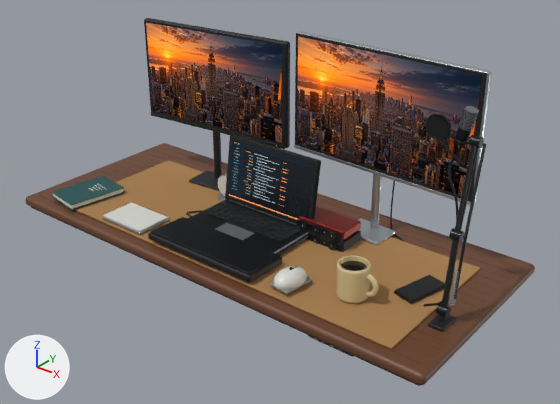
Two versions of the glTF model public/desktop_pc/scene.glb, one commit apart.
Before and after are seen from a 50 mm camera at (6.52, -7.65, 5.27) aimed at (0.41, -0.01, 0.54). Every picture has the same lights, and +X, +Y and +Z are marked at lower left. The first picture is the older version. Where no turn or scale is listed for an object, it has been applied to the vertices. Vertices at exactly the same position are counted once.

The first picture shows 'Anodized graphite', 'Audio interface red aluminum', 'Brushed silver aluminum', 'Cognac desk mat', 'Cream ceramic', 'Interactive_Diary_Cover Book jacket', 'Interactive_Keyboard Anodized graphite', 'Interactive_Keyboard Soft black polymer', 'Laptop display glass', 'Manhattan wallpaper', 'Soft black polymer', 'Warm walnut desktop', 'Warm white accessories' and 24 more.
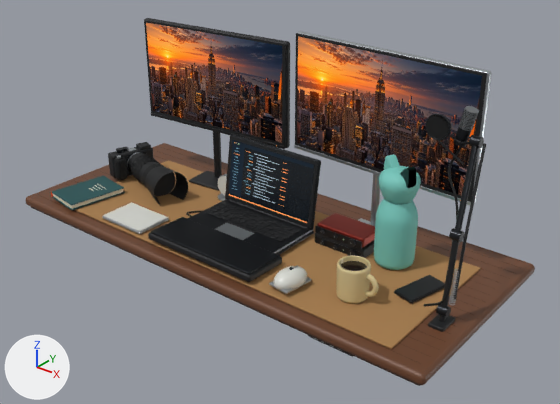
Where the newer file only moved an object's origin or applied its transform, the numbers keep the older frame.

Boxes (x1, y1, x2, y2) around the edits, measured in the pictures (560 x 404 px; the box of a moved part takes in the faces that stretch with it):
'Shiv — After Hours / Bottle • mint silicone', added (cyan): after (374, 155, 421, 270)
'Interactive_Camera Lens matte black', added (black): after (128, 153, 188, 206)
'Audio interface red aluminum', moved: before (299, 207, 361, 240); after (317, 213, 375, 247)
'Interactive_Camera Rubber cable and cushions', added (black): after (114, 155, 166, 189)
'Interactive_Camera Soft black polymer', added (black): after (108, 142, 153, 179)
'Interactive_Camera Anodized graphite', added: after (116, 147, 147, 174)
'Interactive_Camera Brushed silver aluminum', added: after (117, 148, 141, 167)
'Shiv — After Hours / Bottle • cap seam', added: after (384, 199, 413, 205)
part 1 of me_mesh_26, moved or reshaped: before (297, 226, 361, 252); after (315, 233, 374, 258)
part 2 of me_mesh_26, moved or reshaped: before (328, 242, 336, 250); after (347, 249, 355, 256)
part 3 of me_mesh_26, moved or reshaped: before (328, 232, 336, 240); after (348, 239, 356, 247)
part 4 of me_mesh_27, moved or reshaped: before (306, 233, 342, 252); after (315, 236, 361, 256)
part 5 of me_mesh_27, moved or reshaped: before (297, 219, 342, 242); after (315, 226, 362, 249)

The change, as a list of edits to the scene's bpy script:
```text
Change me_mesh_26:
    where me_mesh_26.from_pydata(...)  # 5548 vertices, 10756 faces; spans x -2.97..2.97, y -1.24..1.24, z -1.51..1.51
    me_mesh_26 part 1: the loose piece of 152 vertices spanning x 0.61..1.42, y 0.31..0.76, z -1.13..-0.97 is moved by (0.32, 0.0, 0.0)
    me_mesh_26 part 2: the loose piece of 50 vertices spanning x 1.21..1.31, y 0.26..0.3, z -1.11..-1.0 is moved by (0.32, 0.0, 0.0)
    me_mesh_26 part 3: the loose piece of 50 vertices spanning x 1.21..1.31, y 0.26..0.3, z -0.95..-0.84 is moved by (0.32, 0.0, 0.0)
Change me_mesh_27:
    where me_mesh_27.from_pydata(...)  # 1248 vertices, 2456 faces; spans x -2.9..2.9, y -1.01..1.01, z -1.16..1.16
    me_mesh_27 part 4: the loose piece of 152 vertices spanning x 0.58..1.34, y -0.06..-0.05, z -0.64..-0.54 is moved by (0.32, 0.0, 0.0)
    me_mesh_27 part 5: the loose piece of 152 vertices spanning x 0.58..1.34, y -0.06..-0.05, z -0.48..-0.38 is moved by (0.32, 0.0, 0.0)
Change ob_audio_interface_red_aluminum:
    ob_audio_interface_red_aluminum.location: (1.0, 0.36, 0.25) -> (1.32, 0.36, 0.25)
Add ob_shiv___after_hours___bottle___mint_silicone:
    ob_shiv___after_hours___bottle___mint_silicone = bpy.data.objects.new('Shiv — After Hours / Bottle • mint silicone', me_mesh_50)  # 1560 vertices, 3104 faces; spans x -0.275..0.275, y -0.272..0.272, z -0.725..0.725; in mat_bottle___mint_silicone (cyan #78c9be)
    ob_shiv___after_hours___bottle___mint_silicone.location = (2.08, 0.32, 0.76)
Add ob_shiv___after_hours___bottle___cap_seam:
    ob_shiv___after_hours___bottle___cap_seam = bpy.data.objects.new('Shiv — After Hours / Bottle • cap seam', me_mesh_49)  # a 16-sided cylinder along z spanning x -0.185..0.185, y -0.185..0.185, z -0.007..0.007; in mat_bottle___cap_seam (cyan #60ada5)
    ob_shiv___after_hours___bottle___cap_seam.location = (2.08, 0.32, 0.97)
Add ob_interactive_camera_lens_matte_black:
    ob_interactive_camera_lens_matte_black = bpy.data.objects.new('Interactive_Camera Lens matte black', me_mesh_26_1)  # 822 vertices, 1552 faces; spans x -0.644..0.675, y -0.469..0.374, z -0.29..0.29; in mat_lens_matte_black (black #151618)
    ob_interactive_camera_lens_matte_black.location = (-2.11, -0.07, 0.25)
Add ob_interactive_camera_anodized_graphite:
    ob_interactive_camera_anodized_graphite = bpy.data.objects.new('Interactive_Camera Anodized graphite', me_mesh_25_1)  # 364 vertices, 712 faces; spans x -0.185..0.173, y -0.245..0.287, z -0.21..0.21; in mat_anodized_graphite (black #24272b)
    ob_interactive_camera_anodized_graphite.location = (-2.85, 0.15, 0.29)
Add ob_interactive_camera_brushed_silver_aluminum:
    ob_interactive_camera_brushed_silver_aluminum = bpy.data.objects.new('Interactive_Camera Brushed silver aluminum', me_mesh_24_1)  # 206 vertices, 396 faces; spans x -0.189..0.275, y -0.29..0.27, z -0.209..0.209; in mat_brushed_silver_aluminum (grey #aeb4b8)
    ob_interactive_camera_brushed_silver_aluminum.location = (-2.74, 0.05, 0.27)
Add ob_interactive_camera_rubber_cable_and_cushions:
    ob_interactive_camera_rubber_cable_and_cushions = bpy.data.objects.new('Interactive_Camera Rubber cable and cushions', me_mesh_23_1)  # 212 vertices, 408 faces; spans x -0.443..0.6, y -0.3..0.484, z -0.22..0.22; in mat_rubber_cable_and_cushions (black #0b0d0e)
    ob_interactive_camera_rubber_cable_and_cushions.location = (-2.5, -0.02, 0.25)
Add ob_interactive_camera_soft_black_polymer:
    ob_interactive_camera_soft_black_polymer = bpy.data.objects.new('Interactive_Camera Soft black polymer', me_mesh_22_1)  # 208 vertices, 408 faces; spans x -0.209..0.209, y -0.368..0.368, z -0.225..0.225; in mat_soft_black_polymer (black #111316)
    ob_interactive_camera_soft_black_polymer.location = (-2.86, 0.12, 0.28)
```
